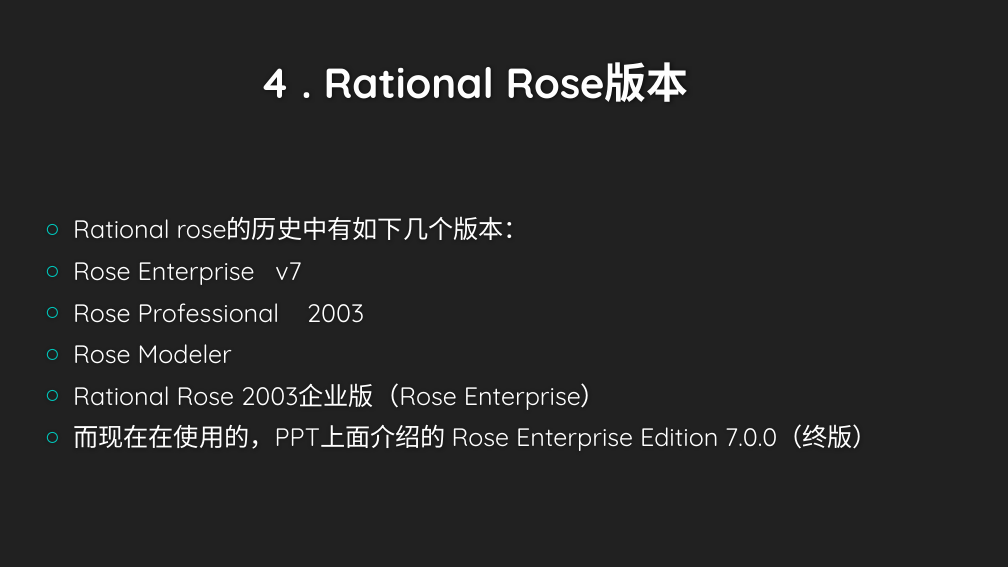
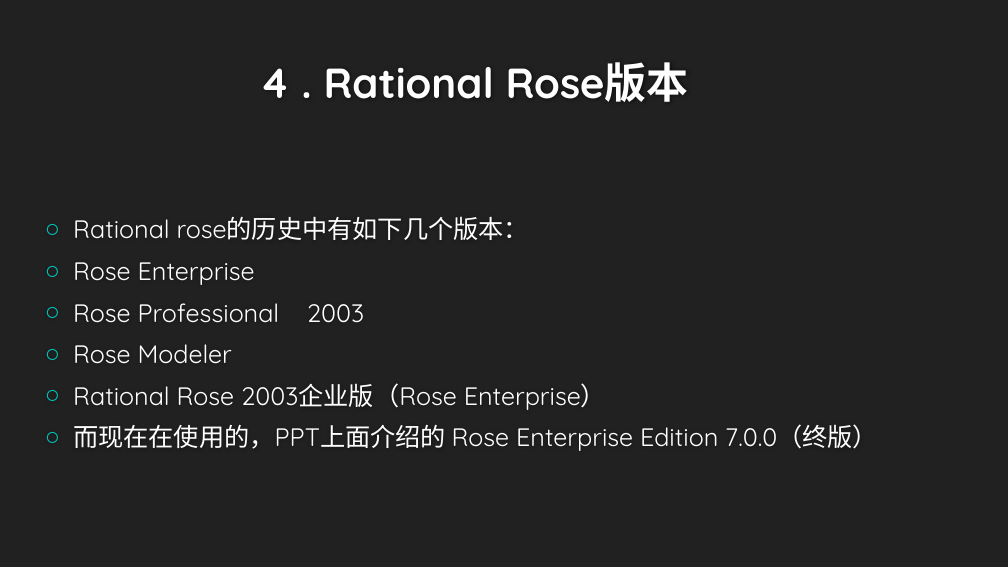
Before and after one commit to twn422/PRD2017, a slide deck: slide 6 of PRD-2017-G24/STW/非受控文件/翻转课堂作业/UML工具：Rational Rose/UML工具：Rational Rose.pptx. Drawn at 1008x567 pixels with LibreOffice and Linux fonts; fonts in the diff are those of the drawing; background and template pictures are left out. Boxes give left, top, right and bottom in pixels: in the first picture for what was removed or moved away, otherwise in the second. Text is boxed around its words. In the diff, an @@ line names an element or a change of style, - is before the commit and + after.

```diff
--- a/PRD-2017-G24/STW/非受控文件/翻转课堂作业/UML工具：Rational Rose/UML工具：Rational Rose.pptx
+++ b/PRD-2017-G24/STW/非受控文件/翻转课堂作业/UML工具：Rational Rose/UML工具：Rational Rose.pptx
@@ text at [73, 262, 255, 285]: text changed @@
-○ Rose Enterprise v7
+○ Rose Enterprise
```
Also in this commit, not shown: 9 other slides changed, 4 slides added, 1 other file.
